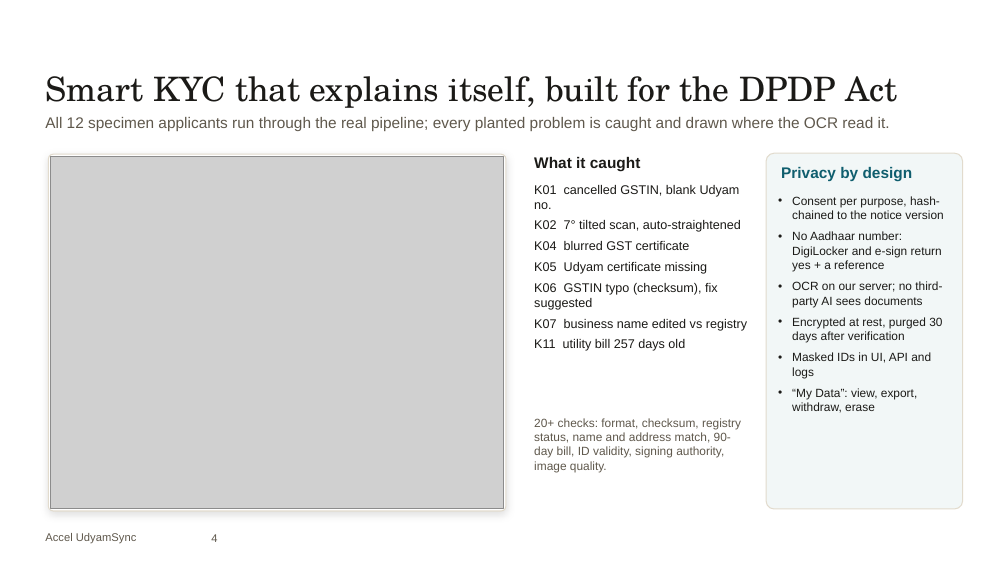
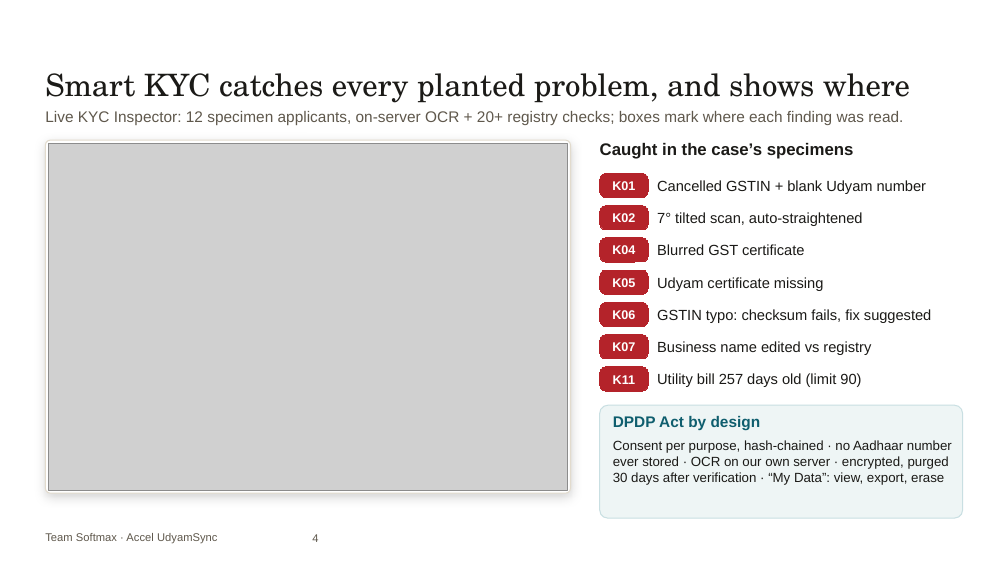
Before and after one commit to ac265640/UdyamSync, a slide deck: slide 4 of submission/UdyamSync_Submission.pptx. Drawn at 1008x567 pixels with LibreOffice and Linux fonts; fonts in the diff are those of the drawing; grey boxes stand for pictures; background and template pictures are left out. Boxes give left, top, right and bottom in pixels: in the first picture for what was removed or moved away, otherwise in the second. Text is boxed around its words. In the diff, an @@ line names an element or a change of style, - is before the commit and + after.

Commit message:
Submission deck v2: Team Softmax, prominent demo/GitHub links, live-platform screenshots and numbers

```diff
--- a/submission/UdyamSync_Submission.pptx
+++ b/submission/UdyamSync_Submission.pptx
@@ text at [45,73,910,103]: text changed; size 24 to 22 pt @@
-Smart KYC that explains itself, built for the DPDP Act
+Smart KYC catches every planted problem, and shows where
@@ text at [45,111,903,125]: text changed @@
-All 12 specimen applicants run through the real pipeline; every planted problem is caught and drawn where the OCR read it.
+Live KYC Inspector: 12 specimen applicants, on-server OCR + 20+ registry checks; boxes mark where each finding was read.
@@ rounded rectangle: place and size @@
-rounded rectangle at [48,154,506,511]
+rounded rectangle at [45,140,571,493]
@@ rounded rectangle at [45,140,571,493]: shadow changed @@
@@ picture: place and size @@
-picture at [50,156,504,509]
+picture at [48,143,568,490]
@@ text at [600,143,854,159]: text changed; size 11 to 12 pt @@
-What it caught
+Caught in the case’s specimens
@@ rounded rectangle added at [600,173,648,198], fill #B4232A, outline #B4232A 0.75 pt, 9 pt, text #FFFFFF, bold @@
+K01
@@ rounded rectangle removed at [766,153,963,509] @@
@@ text removed at [534,185,747,351] @@
-K01 cancelled GSTIN, blank Udyam no.
-K02 7° tilted scan, auto-straightened
-K04 blurred GST certificate
-K05 Udyam certificate missing
-K06 GSTIN typo (checksum), fix suggested
-K07 business name edited vs registry
-K11 utility bill 257 days old
@@ rounded rectangle added at [600,206,648,230], fill #B4232A, outline #B4232A 0.75 pt, 9 pt, text #FFFFFF, bold @@
+K02
@@ text "7° tilted scan, auto-straightened" at [657,212,863,226]: vertical alignment top to middle @@
@@ text added at [657,180,927,194], 10.5 pt, text #1B1A17 @@
+Cancelled GSTIN + blank Udyam number
@@ rounded rectangle added at [600,238,648,262], fill #B4232A, outline #B4232A 0.75 pt, 9 pt, text #FFFFFF, bold @@
+K04
@@ text at [657,212,863,226]: text changed; size 11 to 10.5 pt; text colour #0F5E6E to #1B1A17; bold off @@
-Privacy by design
+7° tilted scan, auto-straightened
@@ text added at [657,244,804,255], 10.5 pt, text #1B1A17 @@
+Blurred GST certificate
@@ rounded rectangle added at [600,270,648,294], fill #B4232A, outline #B4232A 0.75 pt, 9 pt, text #FFFFFF, bold @@
+K05
@@ text added at [657,277,824,291], 10.5 pt, text #1B1A17 @@
+Udyam certificate missing
@@ rounded rectangle added at [600,302,648,327], fill #B4232A, outline #B4232A 0.75 pt, 9 pt, text #FFFFFF, bold @@
+K06
@@ text added at [657,309,931,323], 10.5 pt, text #1B1A17 @@
+GSTIN typo: checksum fails, fix suggested
@@ rounded rectangle added at [600,335,648,359], fill #B4232A, outline #B4232A 0.75 pt, 9 pt, text #FFFFFF, bold @@
+K07
@@ text added at [657,341,871,355], 10.5 pt, text #1B1A17 @@
+Business name edited vs registry
@@ rounded rectangle added at [600,367,648,391], fill #B4232A, outline #B4232A 0.75 pt, 9 pt, text #FFFFFF, bold @@
+K11
@@ text added at [657,373,861,387], 10.5 pt, text #1B1A17 @@
+Utility bill 257 days old (limit 90)
@@ text removed at [534,418,741,472] @@
-20+ checks: format, checksum, registry status, name and address match, 90-day bill, ID validity, signing authority, image quality.
@@ rounded rectangle added at [600,405,963,518], fill #EEF5F5, outline #C9DFE2 0.75 pt @@
@@ text added at [613,416,761,431], 11 pt, text #0F5E6E, bold @@
+DPDP Act by design
@@ text at [613,440,952,485]: text changed; size 8.5 to 9.5 pt @@
-• Consent per purpose, hash-chained to the notice version
-• No Aadhaar number: DigiLocker and e-sign return yes + a reference
-• OCR on our server; no third-party AI sees documents
-• Encrypted at rest, purged 30 days after verification
-• Masked IDs in UI, API and logs
-• “My Data”: view, export, withdraw, erase
+Consent per purpose, hash-chained · no Aadhaar number ever stored · OCR on our own server · encrypted, purged 30 days after verification · “My Data”: view, export, erase
@@ text at [45,533,218,544]: text changed @@
-Accel UdyamSync
+Team Softmax · Accel UdyamSync
@@ page number: place and size @@
-page number at [211,534,217,542]
+page number at [312,534,318,542]
```
Also in this commit, not shown: 5 other slides changed, 1 slide added, 1 slide removed, 7 other files.
